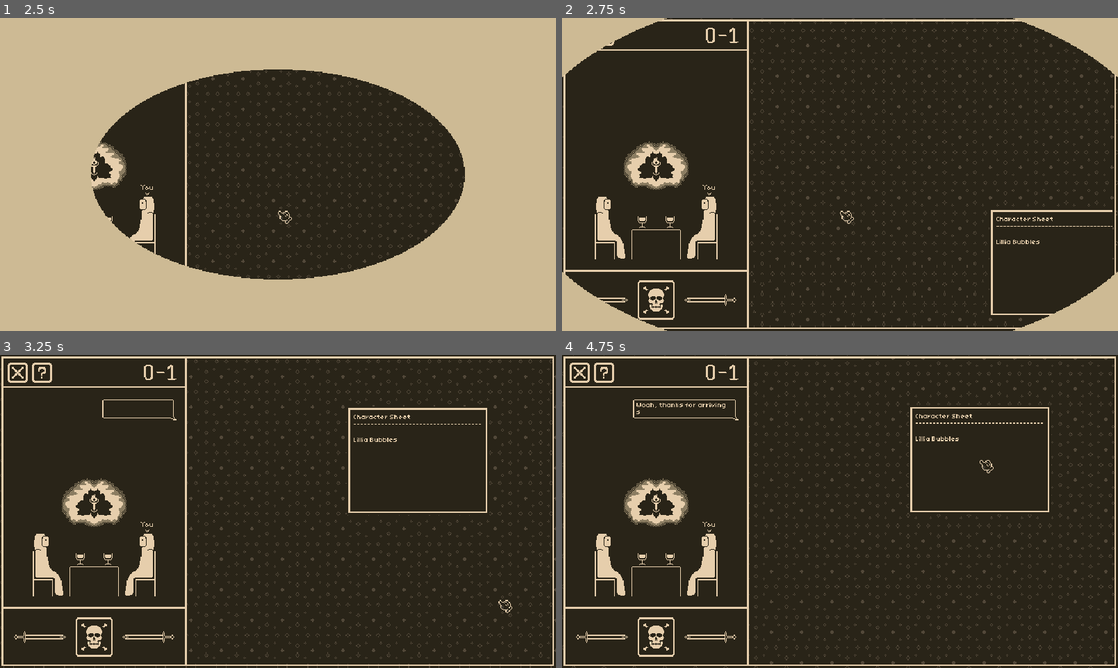
Above: before the commit, frames 1-4 (two rows, left to right).
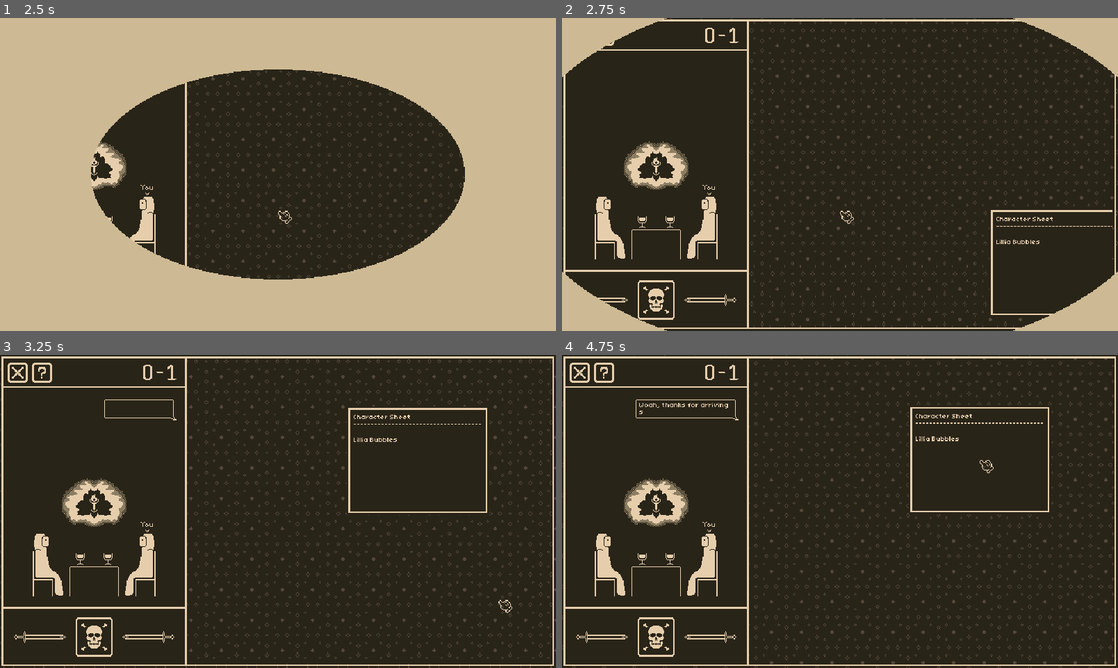
Above: after the commit, the same moments.

Repository: AdamRusv/poison-game
Game: Godot game, scene res://1_Scenes/0_Screens/title.tscn
Two runs of this game, one before a commit and one after it. Both use one fixed random seed, a clock stepped at 60 frames per second and the inputs below.
Inputs (mouse positions are in pixels of both pictures, inside the frame that each line leads up to):
- Up to frame 1 (2.5 s): click (278, 212) at 0.5 s; click (278, 212) at 1.25 s; click (278, 212) at 2 s
- Up to frame 2 (2.75 s): no input
- Up to frame 3 (3.25 s): click (500, 599) at 2.75 s
- Up to frame 4 (4.75 s): click (656, 636) at 3.5 s; click (979, 458) at 4.25 s

Frame 1 is identical in both runs. In frame 2, less than 0.1% of the frame differs, in the area x 25-30%, y 3-8%; in frame 3, less than 0.1%; in frame 4, 0.2%, in the area x 12-30%, y 3-21%.

Commit message:
Large Font

Diff:
--- a/1_Scenes/0_Screens/gameplay.tscn
+++ b/1_Scenes/0_Screens/gameplay.tscn
@@ -8,6 +8,7 @@
 [ext_resource type="Texture2D" uid="uid://cvg0nvvipe48r" path="res://0_Art/2_PNGs/placeholder mockup.png" id="3_82xv0"]
 [ext_resource type="Texture2D" uid="uid://0kb1u8s0qjx5" path="res://0_Art/2_PNGs/trim.png" id="4_0hcow"]
 [ext_resource type="Texture2D" uid="uid://dy254ypb8l7vp" path="res://0_Art/2_PNGs/poison button-Sheet.png" id="4_gngdi"]
+[ext_resource type="Theme" uid="uid://3jsfntrv31jg" path="res://6_Other/large font.tres" id="6_0hcow"]
 [ext_resource type="Script" uid="uid://dsk6k5x0e30hn" path="res://2_Scripts/2_Independent/poison manager.gd" id="6_pq3d1"]
 [ext_resource type="Script" uid="uid://v10r8rve43tc" path="res://2_Scripts/2_Independent/cups manager.gd" id="7_3udmd"]
 [ext_resource type="Texture2D" uid="uid://flm20d8isxx2" path="res://0_Art/2_PNGs/travel button-Sheet.png" id="10_fn5ot"]
@@ -17,7 +18,6 @@
 [ext_resource type="Texture2D" uid="uid://bmf0h3auqyyc8" path="res://0_Art/2_PNGs/players cup event-Sheet.png" id="12_rkkk6"]
 [ext_resource type="Script" uid="uid://coy0g8tjc8t7i" path="res://2_Scripts/2_Independent/players manager.gd" id="12_ywih6"]
 [ext_resource type="Texture2D" uid="uid://brkvp2w453xgk" path="res://0_Art/2_PNGs/payer username-Sheet.png" id="14_c4l6l"]
-[ext_resource type="Texture2D" uid="uid://cbh3nokegijqt" path="res://0_Art/2_PNGs/temporary tutorial region numbers-Sheet.png" id="18_g7yw3"]
 
 [sub_resource type="ShaderMaterial" id="ShaderMaterial_fb3j3"]
 shader = ExtResource("2_1cjw6")
@@ -889,11 +889,7 @@
 "speed": 5.0
 }]
 
-[sub_resource type="AtlasTexture" id="AtlasTexture_yprsh"]
-atlas = ExtResource("18_g7yw3")
-region = Rect2(0, 0, 55, 30)
-
-[node name="Gameplay" type="Control" unique_id=1427164321 node_paths=PackedStringArray("temporaryRegionNumber")]
+[node name="Gameplay" type="Control" unique_id=1427164321 node_paths=PackedStringArray("timelineCounterLabel")]
 layout_mode = 3
 anchors_preset = 15
 anchor_right = 1.0
@@ -902,7 +898,7 @@
 grow_vertical = 2
 script = ExtResource("1_0sltt")
 gameTimeline = ExtResource("2_g7yw3")
-temporaryRegionNumber = NodePath("temporary tutorial region number")
+timelineCounterLabel = NodePath("Layout/HBoxContainer/MarginContainer/VBoxContainer/Accessibility/solid background/Region Holder/Region Label")
 
 [node name="background" type="ColorRect" parent="." unique_id=1846741751]
 layout_mode = 1
@@ -970,6 +966,19 @@
 [node name="ColorRect" type="ColorRect" parent="Layout/HBoxContainer/MarginContainer/VBoxContainer/Accessibility/solid background" unique_id=1698973065]
 layout_mode = 2
 color = Color(0.16078432, 0.14117648, 0.09411765, 1)
+
+[node name="Region Holder" type="MarginContainer" parent="Layout/HBoxContainer/MarginContainer/VBoxContainer/Accessibility/solid background" unique_id=922834627]
+layout_mode = 2
+size_flags_horizontal = 8
+size_flags_vertical = 4
+theme_override_constants/margin_right = 9
+
+[node name="Region Label" type="RichTextLabel" parent="Layout/HBoxContainer/MarginContainer/VBoxContainer/Accessibility/solid background/Region Holder" unique_id=2028892843]
+layout_mode = 2
+theme = ExtResource("6_0hcow")
+text = "0 - 1"
+fit_content = true
+autowrap_mode = 0
 
 [node name="Character" type="MarginContainer" parent="Layout/HBoxContainer/MarginContainer/VBoxContainer" unique_id=1308443707]
 layout_mode = 2
@@ -1110,6 +1119,25 @@
 HOVERED_STATE = Rect2i(209, 0, 209, 64)
 PRESSED_STATE = Rect2i(418, 0, 209, 64)
 
+[node name="Region Holder" type="MarginContainer" parent="Travel Texture" unique_id=1937392430]
+layout_mode = 1
+anchors_preset = 15
+anchor_right = 1.0
+anchor_bottom = 1.0
+grow_horizontal = 2
+grow_vertical = 2
+size_flags_horizontal = 8
+size_flags_vertical = 4
+
+[node name="Region Label" type="RichTextLabel" parent="Travel Texture/Region Holder" unique_id=695078124]
+layout_mode = 2
+theme = ExtResource("6_0hcow")
+text = "Next Member"
+fit_content = true
+autowrap_mode = 0
+horizontal_alignment = 1
+vertical_alignment = 1
+
 [node name="travel button" type="Button" parent="Travel Texture" unique_id=1700823552]
 layout_mode = 0
 offset_left = 9.0
@@ -1208,12 +1236,3 @@
 size_flags_horizontal = 3
 size_flags_vertical = 3
 theme_override_constants/separation = 0
-
-[node name="temporary tutorial region number" type="TextureRect" parent="." unique_id=419289354]
-layout_mode = 0
-offset_left = 157.0
-offset_top = 5.0
-offset_right = 212.0
-offset_bottom = 35.0
-texture = SubResource("AtlasTexture_yprsh")
-stretch_mode = 2
--- a/1_Scenes/1_Objects/opponent dialogue bubble.tscn
+++ b/1_Scenes/1_Objects/opponent dialogue bubble.tscn
@@ -4,13 +4,12 @@
 [ext_resource type="Texture2D" uid="uid://ewtkf8nl0qkn" path="res://0_Art/2_PNGs/dialogue bubble.png" id="2_dovws"]
 [ext_resource type="Theme" uid="uid://bhvewryp1cmbt" path="res://6_Other/description font.tres" id="3_b18gr"]
 
-[node name="opponent dialogue bubble" type="MarginContainer" unique_id=1645530191 node_paths=PackedStringArray("visualHolder", "texture", "labelHolder", "dialogueLabel")]
-offset_right = 121.0
-offset_bottom = 28.0
+[node name="opponent dialogue bubble" type="MarginContainer" unique_id=1645530191 node_paths=PackedStringArray("visualHolder", "texture", "dialogueLabel")]
+offset_right = 66.0
+offset_bottom = 20.0
 script = ExtResource("1_61cyn")
 visualHolder = NodePath("visual holder")
 texture = NodePath("visual holder/NinePatchRect")
-labelHolder = NodePath("visual holder/MarginContainer")
 dialogueLabel = NodePath("visual holder/MarginContainer/dialogue label")
 
 [node name="visual holder" type="MarginContainer" parent="." unique_id=1138734156]
@@ -38,10 +37,10 @@
 theme_override_constants/margin_bottom = 4
 
 [node name="dialogue label" type="RichTextLabel" parent="visual holder/MarginContainer" unique_id=30857362]
-custom_maximum_size = Vector2(111, -1)
 layout_mode = 2
 theme = ExtResource("3_b18gr")
-text = "????????????????????"
+text = "???????????????"
 fit_content = true
 scroll_active = false
+autowrap_mode = 0
 visible_characters_behavior = 1
--- a/1_Scenes/1_Objects/player dialogue bubble.tscn
+++ b/1_Scenes/1_Objects/player dialogue bubble.tscn
@@ -34,10 +34,10 @@
 theme_override_constants/margin_bottom = 4
 
 [node name="dialogue Label" type="RichTextLabel" parent="Visual Holder/MarginContainer" unique_id=30857362]
-custom_maximum_size = Vector2(111, -1)
 layout_mode = 2
 theme = ExtResource("3_ywpx2")
 text = "?????????????????"
 fit_content = true
 scroll_active = false
+autowrap_mode = 0
 visible_characters_behavior = 1
--- a/2_Scripts/2_Independent/dialogue bubble.gd
+++ b/2_Scripts/2_Independent/dialogue bubble.gd
@@ -5,17 +5,21 @@
 @export_category("References")
 @export var visualHolder : Control
 @export var texture : NinePatchRect
-@export var labelHolder : MarginContainer
 @export var dialogueLabel : RichTextLabel
 
 var speaker : Dialogue.Speaker = Dialogue.Speaker.opponent
 
 var dialogueSize : Vector2 = Vector2.ZERO
 
+const MAX_BUBBLE_SIZE : float = 120.0
+var singleLineSize : float = 0
 
 func _set_length_size():
 	dialogueSize = visualHolder.size
-	visualHolder.custom_minimum_size.y = dialogueSize.y
+
+	singleLineSize = dialogueSize.x
+	if singleLineSize > MAX_BUBBLE_SIZE:
+		_custom_autowrap()
 
 func _hide_label():
 	dialogueLabel.visible_characters = 0
@@ -23,3 +27,18 @@
 
 func _show_label():
 	dialogueLabel.visible = true
+
+#----------------------------------------
+func _custom_autowrap():
+	dialogueLabel.autowrap_mode = TextServer.AUTOWRAP_WORD_SMART
+
+	var dialogueFont : Font = dialogueLabel.theme.default_font
+	var newParagraph : TextParagraph = TextParagraph.new()
+	newParagraph.add_string(dialogueLabel.text, dialogueFont, 9)
+	newParagraph.width = MAX_BUBBLE_SIZE
+
+	var longestLine : float = 0
+	for i in newParagraph.get_line_count():
+		longestLine = maxf(longestLine, newParagraph.get_line_width(i))
+	dialogueSize.x = longestLine
+	visualHolder.custom_minimum_size.y = 12 + newParagraph.get_line_count() * 8
--- a/2_Scripts/2_Independent/dialogue manager.gd
+++ b/2_Scripts/2_Independent/dialogue manager.gd
@@ -50,7 +50,7 @@
 var separatorRef : PackedScene = preload("res://1_Scenes/1_Objects/different speaker separator.tscn")
 var bubbles : Array[DialogueBubble]
 
-func _create_dialogue_bubble() -> Tween:
+func _create_dialogue_bubble():
 	var encounterDialogue : DialogueTree = gameplayManager.playmatManager.characterSheet.dialogueTree
 	var newDialogue : Dialogue = encounterDialogue._get_new_dialogue()
 
--- a/2_Scripts/2_Independent/gameplay manager.gd
+++ b/2_Scripts/2_Independent/gameplay manager.gd
@@ -3,7 +3,7 @@
 class_name GameplayManager
 
 @export var gameTimeline : GameTimeline
-@export var temporaryRegionNumber : TextureRect
+@export var timelineCounterLabel : RichTextLabel
 
 var playmatManager : PlaymatManager
 var poisonManager : PoisonManager
@@ -38,22 +38,12 @@
 func _ready() -> void:
 	gamestateJSON._load_gamestate()
 	currentRegion = gameTimeline.timeline[gamestateJSON.timelineIndex]
-	_temportary_set_region_number()
+	_update_timeline_counter()
 	_set_connections()
 	_start_new_encounter()
 func _set_connections():
 	newEncounter.connect(_set_next_encounter)
 	restartEncounter.connect(_restart_current_encounter)
-func _temportary_set_region_number():
-	match gamestateJSON.timelineIndex:
-		0:
-			temporaryRegionNumber.texture.region = Rect2i(0, 0, 55, 30)
-		1:
-			temporaryRegionNumber.texture.region = Rect2i(55, 0, 55, 30)
-		2:
-			temporaryRegionNumber.texture.region = Rect2i(55 * 2, 0, 55, 30)
-		3:
-			temporaryRegionNumber.texture.region = Rect2i(55 * 3, 0, 55, 30)
 
 func _start_new_encounter():
 	TransitionManager._create_transition()
@@ -64,6 +54,27 @@
 
 	await get_tree().create_timer(1).timeout
 	dialogueManager._start_dialogue()
+
+func _update_timeline_counter():
+	var counterText : String = ""
+
+	var regionNumber : int = 0
+	var initalEncounterNumber : int = 0
+	for i in range(0, gameTimeline.timeline.size()):
+		var region : RegionInfo = gameTimeline.timeline[i]
+		if i > gamestateJSON.timelineIndex:
+			break
+
+		if region.countAsEncounter == true:
+			initalEncounterNumber += 1
+
+		if region.increaseRegion == true:
+			regionNumber += 1
+			initalEncounterNumber = 0
+
+	var encounterNumber : int = initalEncounterNumber + gamestateJSON.currentRegionEncounterCount - 1
+	counterText = str(regionNumber) + " - " + str(encounterNumber)
+	timelineCounterLabel.text = counterText
 
 #- - -
 func _setup_encounter_papers():
--- a/2_Scripts/3_Dependent/region info.gd
+++ b/2_Scripts/3_Dependent/region info.gd
@@ -10,5 +10,9 @@
 
 @export var noteSheet : bool = true
 
+@export_group("Timeline Counter")
+@export var increaseRegion : bool = false
+@export var countAsEncounter : bool = false
+
 ##orders the encounters as they are listed in the Array. 0 is first
 #@export var linearEncounters : bool = false
--- a/5_Resources/0_Papers/1_Character Sheets/0_Tutorial Region/encounters/two.tres
+++ b/5_Resources/0_Papers/1_Character Sheets/0_Tutorial Region/encounters/two.tres
@@ -24,7 +24,7 @@
 
 [sub_resource type="Resource" id="Resource_xvvbx"]
 script = ExtResource("2_kd850")
-dialogue = "The Atlas is a middleman between Character Sheet and the Trait Sheet"
+dialogue = "The Atlas is the middleman between Character Sheet and the Trait Sheet"
 metadata/_custom_type_script = "uid://fn2tb2dtu6fj"
 
 [sub_resource type="Resource" id="Resource_433kl"]
--- a/5_Resources/0_Papers/1_Character Sheets/0_Tutorial Region/regions/tutorial one.tres
+++ b/5_Resources/0_Papers/1_Character Sheets/0_Tutorial Region/regions/tutorial one.tres
@@ -22,4 +22,5 @@
 traitSheet = SubResource("Resource_kgvl5")
 characterSheets = Array[ExtResource("1_bps0n")]([ExtResource("2_765pw")])
 noteSheet = false
+countAsEncounter = true
 metadata/_custom_type_script = "uid://851asxmj8i78"
--- a/5_Resources/0_Papers/1_Character Sheets/0_Tutorial Region/regions/tutorial three.tres
+++ b/5_Resources/0_Papers/1_Character Sheets/0_Tutorial Region/regions/tutorial three.tres
@@ -34,4 +34,5 @@
 characterSheets = Array[ExtResource("1_ovmk1")]([ExtResource("3_5ccs8")])
 atlas = SubResource("Resource_5ccs8")
 noteSheet = false
+countAsEncounter = true
 metadata/_custom_type_script = "uid://851asxmj8i78"
--- a/5_Resources/0_Papers/1_Character Sheets/0_Tutorial Region/regions/tutorial two.tres
+++ b/5_Resources/0_Papers/1_Character Sheets/0_Tutorial Region/regions/tutorial two.tres
@@ -30,4 +30,5 @@
 characterSheets = Array[ExtResource("1_erlc8")]([ExtResource("3_vhogm")])
 atlas = SubResource("Resource_jigre")
 noteSheet = false
+countAsEncounter = true
 metadata/_custom_type_script = "uid://851asxmj8i78"
--- a/5_Resources/0_Papers/1_Character Sheets/0_Tutorial Region/regions/tutorial zero.tres
+++ b/5_Resources/0_Papers/1_Character Sheets/0_Tutorial Region/regions/tutorial zero.tres
@@ -9,4 +9,5 @@
 totalEncounters = 1
 characterSheets = Array[ExtResource("1_hvbcb")]([ExtResource("2_dc7e1")])
 noteSheet = false
+countAsEncounter = true
 metadata/_custom_type_script = "uid://851asxmj8i78"
--- /dev/null
+++ b/6_Other/large font.tres
@@ -0,0 +1,8 @@
+[gd_resource type="Theme" format=3 uid="uid://3jsfntrv31jg"]
+
+[ext_resource type="FontFile" uid="uid://c3c63ncocm2x2" path="res://0_Art/3_Fonts/Large Font.ttf" id="1_c5w41"]
+
+[resource]
+default_font = ExtResource("1_c5w41")
+default_font_size = 8
+RichTextLabel/colors/default_color = Color(0.9019608, 0.80784315, 0.6745098, 1)
Binary file added: 0_Art/0_Aseprite (.ase)/large font glyph sheet.aseprite
Binary file changed: 0_Art/0_Aseprite (.ase)/travel button.aseprite
Binary file changed: 0_Art/2_PNGs/travel button-Sheet.png
Binary file added: 0_Art/3_Fonts/Large Font.ttf
Not shown, added: 0_Art/3_Fonts/Large Font.ttf.import
